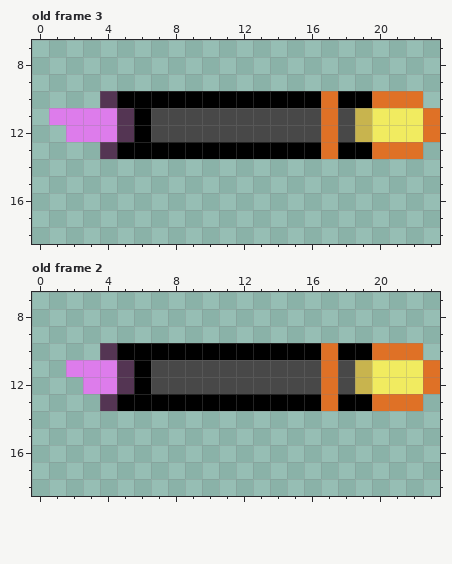
A pixel-art file gets an edit: assets/aseprite/missile.aseprite. Above: the version before the commit.
24x24 pixels, 13 frames. Shown: old frame 3: x 0..23, y 7..18; old frame 2: x 0..23, y 7..18. The commit also changed other frames, which this record leaves out.
And afterwards:
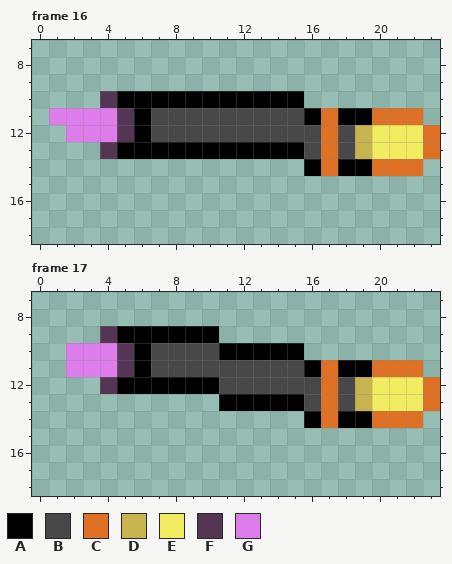
Palette (. is transparent): A #000000  B #484848  C #df7126  D #c8b44e  E #f1eb60  F #543553  G #dd7ceb
A new or re-ordered frame is compared with the old frame closest to it.
Edits made:
frames 13 -> 22
Frame 16 is new; against old frame 3:
The edit adds colour A in row 14 at x 16 and 18 to 19.
Colour B gives way to colour A in row 11 at x 16 and 18.
Colour D gives way to colour A in row 11 at x 19.
Colour A gives way to colour B in row 13 at x 16 and 18.
The edit adds colour C in row 13 at x 23; in row 14 at x 17 and 20 to 22.
Colour E gives way to colour C in row 11 at x 20 to 22.
Colour A gives way to colour D in row 13 at x 19.
Colour C gives way to colour E in row 13 at x 20 to 22.
The edit erases colour A in row 10 at x 16 and 18 to 19.
The edit erases colour C in row 10 at x 17 and 20 to 22; in row 11 at x 23.
Frame 17 is new; against old frame 2:
The edit adds colour A in row 9 at x 5 to 10; in row 14 at x 16 and 18 to 19.
Colour B gives way to colour A in row 11 at x 16 and 18; in row 12 at x 7 to 10.
Colour D gives way to colour A in row 11 at x 19.
Colour F gives way to colour A in row 12 at x 5.
Colour A gives way to colour B in row 10 at x 7 to 10; in row 13 at x 16 and 18.
The edit adds colour C in row 13 at x 23; in row 14 at x 17 and 20 to 22.
Colour E gives way to colour C in row 11 at x 20 to 22.
Colour A gives way to colour D in row 13 at x 19.
Colour C gives way to colour E in row 13 at x 20 to 22.
The edit adds colour F in row 9 at x 4.
Colour A gives way to colour F in row 10 at x 5.
Colour G gives way to colour F in row 12 at x 4.
The edit adds colour G in row 10 at x 2 to 3.
Colour F gives way to colour G in row 10 at x 4.
The edit erases colour A in row 10 at x 16 and 18 to 19; in row 13 at x 5 to 10.
The edit erases colour C in row 10 at x 17 and 20 to 22; in row 11 at x 23.
The edit erases colour F in row 13 at x 4.
The edit erases colour G in row 12 at x 3.
Where, in picture pixels (left, top, right, bottom), the same in both pictures:
changed: (304, 91, 440, 176)
changed: (66, 326, 219, 411)
changed: (304, 343, 440, 428)
